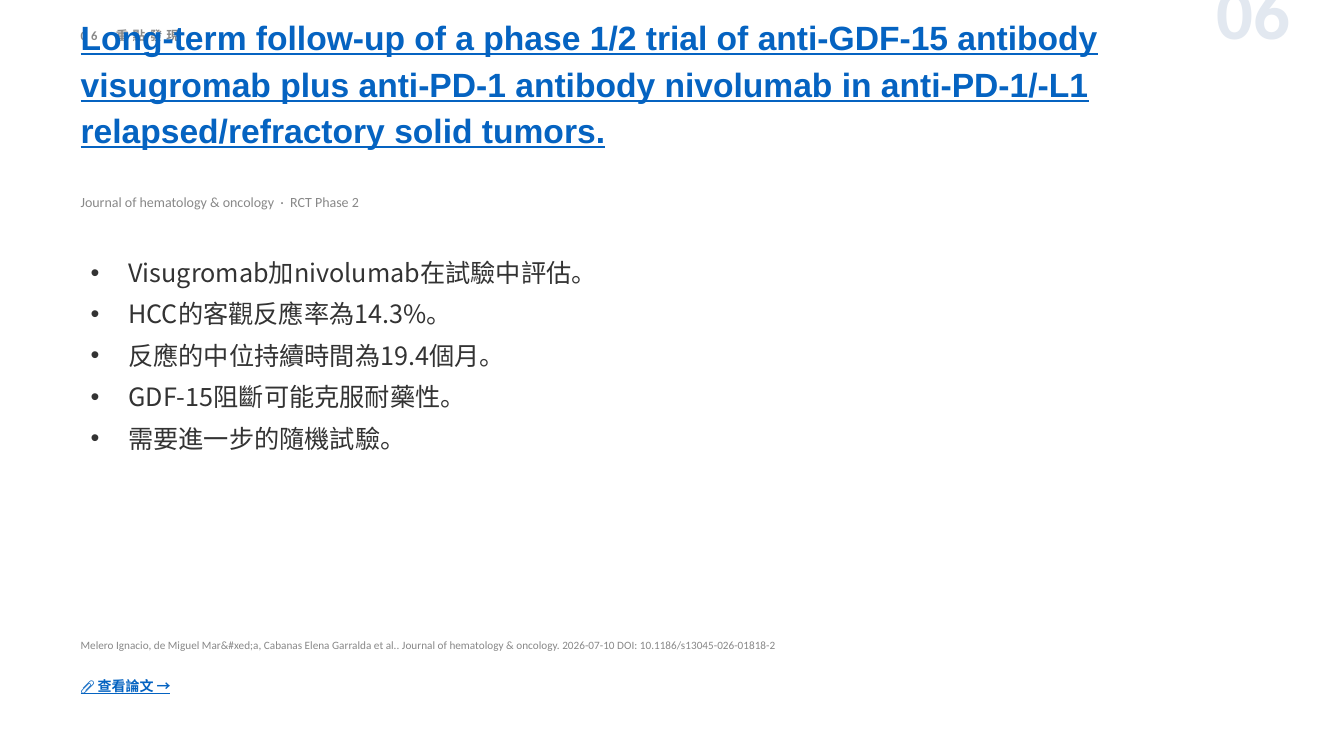
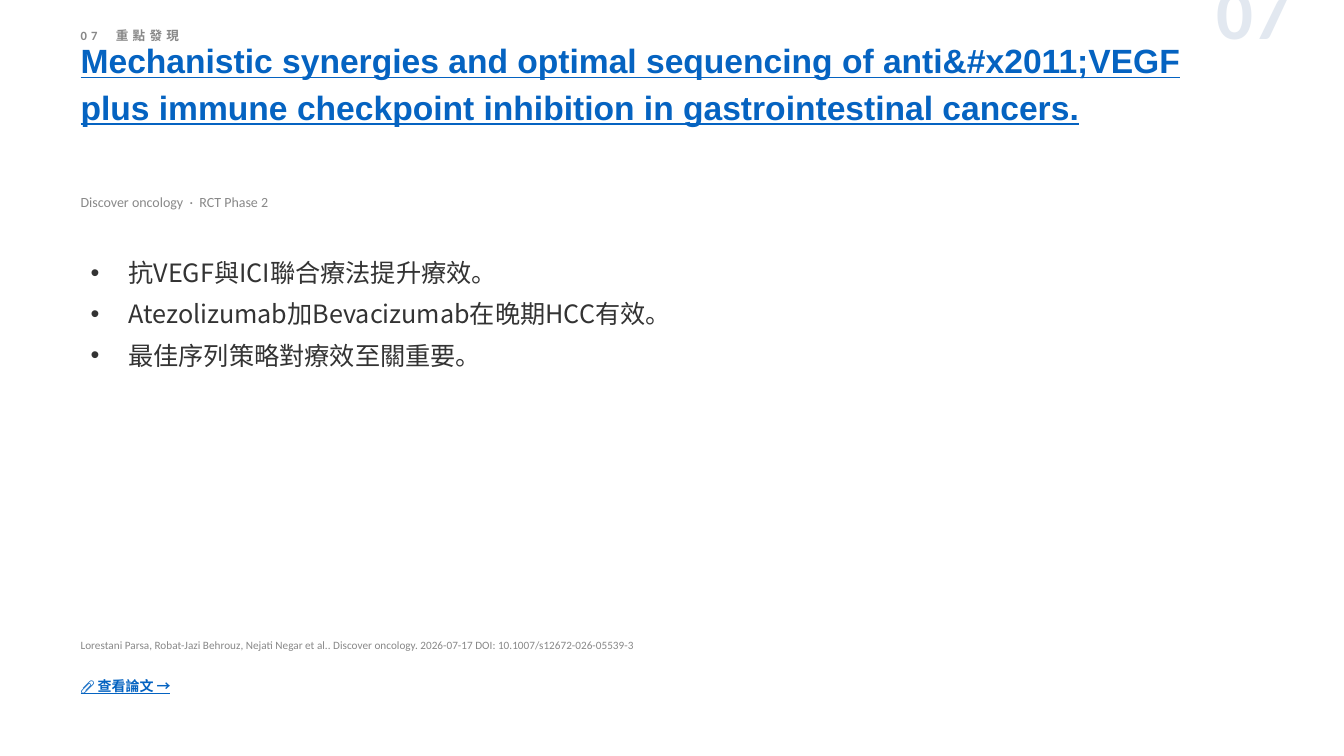
Before and after one commit to jejenhu-maker/hcc-weekly-digest, a slide deck: slide 9 of docs/digest-zh.pptx (slide 8 before the commit). Drawn at 1344x756 pixels with LibreOffice and Linux fonts; fonts in the diff are those of the drawing. Boxes give left, top, right and bottom in pixels: in the first picture for what was removed or moved away, otherwise in the second. Text is boxed around its words. In the diff, an @@ line names an element or a change of style, - is before the commit and + after.

```diff
--- a/docs/digest-zh.pptx
+++ b/docs/digest-zh.pptx
@@ text at [81,29,179,41]: text changed @@
-06 重點發現
+07 重點發現
@@ text at [1008,10,1291,10]: text changed @@
-06
+07
@@ text at [81,48,1180,127]: text changed @@
-Long-term follow-up of a phase 1/2 trial of anti-GDF-15 antibody visugromab plus anti-PD-1 antibody nivolumab in anti-PD-1/-L1 relapsed/refractory solid tumors.
+Mechanistic synergies and optimal sequencing of anti&#x2011;VEGF plus immune checkpoint inhibition in gastrointestinal cancers.
@@ text at [81,197,268,210]: text changed @@
-Journal of hematology & oncology · RCT Phase 2
+Discover oncology · RCT Phase 2
@@ text at [128,260,671,367]: text changed @@
-• Visugromab加nivolumab在試驗中評估。
-• HCC的客觀反應率為14.3%。
-• 反應的中位持續時間為19.4個月。
-• GDF-15阻斷可能克服耐藥性。
-• 需要進一步的隨機試驗。
+• 抗VEGF與ICI聯合療法提升療效。
+• Atezolizumab加Bevacizumab在晚期HCC有效。
+• 最佳序列策略對療效至關重要。
@@ text at [81,641,633,651]: text changed @@
-Melero Ignacio, de Miguel Mar&#xed;a, Cabanas Elena Garralda et al.. Journal of hematology & oncology. 2026-07-10 DOI: 10.1186/s13045-026-01818-2
+Lorestani Parsa, Robat-Jazi Behrouz, Nejati Negar et al.. Discover oncology. 2026-07-17 DOI: 10.1007/s12672-026-05539-3
```
Also in this commit, not shown: 11 other slides changed, 2 slides added, 2 slides removed, 2 other files.
